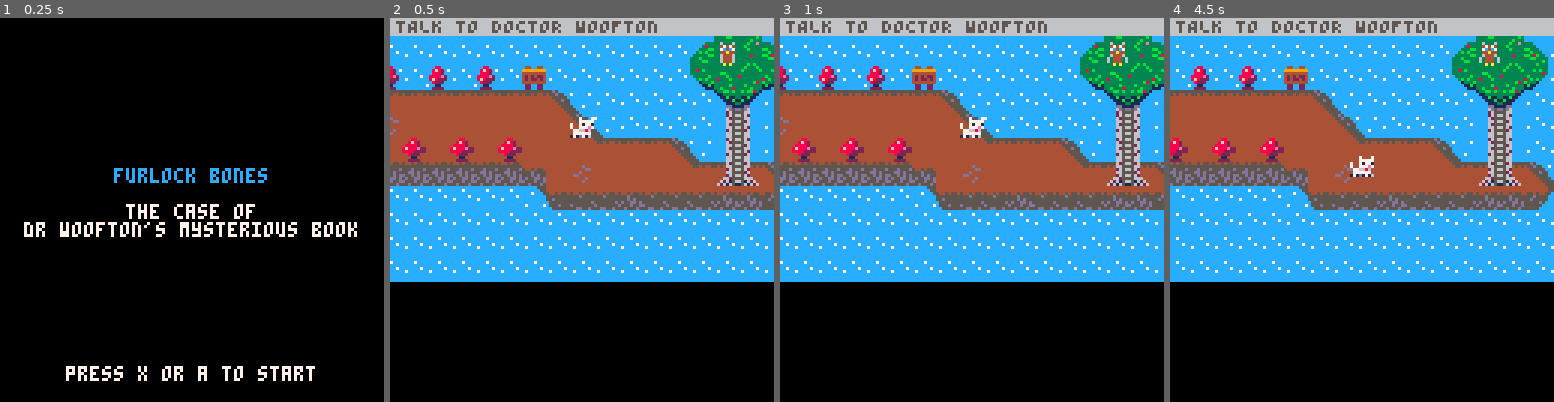
Above: before the commit, frames 1-4 (left to right).
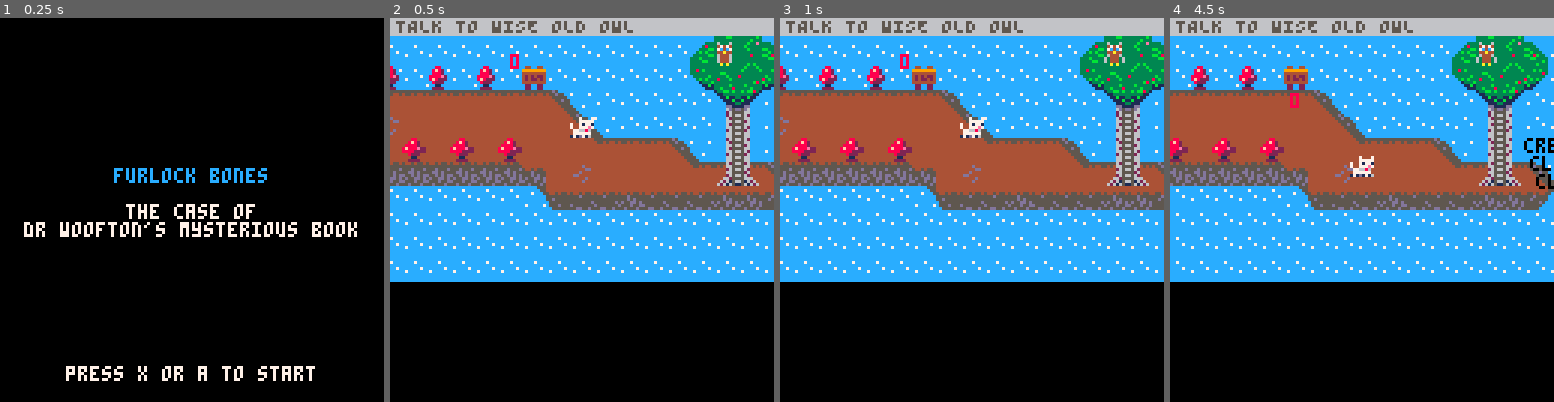
Above: after the commit, the same moments.

Repository: Mackeriah/FurlockBones-game
Game: PICO-8 cartridge furlock bones.p8
Same seed, same stepped clock (60 frames per second), same inputs: the game is played once before the commit and once after it.
Inputs:
- Up to frame 1 (0.25 s): no input
- Up to frame 2 (0.5 s): tap X (X key) at 0.33 s
- Up to frame 3 (1 s): tap O (Z key) at 0.7 s
- Up to frame 4 (4.5 s): tap X (X key) at 1.07, 1.85, 2.97, 4.08 s; hold Right 1.6-2.1 s; tap O (Z key) every 0.4 s from 1.7 to 4.1 s; hold Up 2.15-2.42 s; hold Right 2.47-3.03 s; hold Left 3.08-3.58 s; hold Down 3.63-3.97 s; hold Right from 4.02 s (still down)

Frame 1 is identical in both runs. In frame 2, 0.8% of the frame differs, in the area x 27-90%, y 0-14%; in frame 3, 0.8%; in frame 4, 1.1%, in the area x 27-100%, y 0-45%.

Commit message:
player can collect pages

Diff:
--- a/furlock bones.p8
+++ b/furlock bones.p8
@@ -32,10 +32,12 @@
 	init_objective()
 	lost_animals()
 	shakeAmount = 0
-	--objective.current = "TALK TO WISE OLD OWL"	-- TESTING ONLY
-	--owlBookState = "going upstairs"
+	objective.current = "TALK TO WISE OLD OWL"	-- TESTING ONLY
+	owlBookState = "going upstairs"
 	leaves = {} -- used to store leaves, obvs
+	pages = {}
 	leafCount = 0
+	pageCount = 0
 end
 
 -- map compress related, try to add to function or init
@@ -61,6 +63,7 @@
 				owl_knocking_stuff_over_in_library()
 			end
 			foreach(leaves, leaf_physics)
+			foreach(pages, page_physics)
 		end
 	else -- if on menu then start game
 		if (btnp(❎)) or (btnp(🅾️)) then activeGame = true end
@@ -72,6 +75,7 @@
 	if activeGame == false then draw_menu() else draw_game() end
 	-- player.x-20,player.y-20,8
 	--print(conversation_state,player.x-20,player.y-20,8)
+	print(player.pagesPickup,player.x-20,player.y-20,8)
 end
 
 function draw_menu()
@@ -104,6 +108,7 @@
 		map(0,0,0,0,128,32) -- draw current map
 		draw_objective()
 		foreach(leaves, draw_leaf) -- drop leaves when Owl in library
+		foreach(pages, draw_page)
 		draw_characters()
 		if conversation.active == true then draw_conversation()	end
 		if owlBookState == "going downstairs" then owlGoingDownstairs() end
@@ -249,6 +254,7 @@
 				new_conversation({"i'll throw the pages down.","catch!"})
 				if (btnp(❎)) then
 					conversation_state = "none"
+					owl_drops_pages()
 				end
 
 			elseif conversation_state == "owl_grumpy_1" then
@@ -628,6 +634,7 @@
 	player.sprite = 1
 	player.animTime = 0
 	player.animWait = 0.1
+	player.pagesPickup = 0
 end
 
 function animate_player()
@@ -1110,7 +1117,7 @@
 	spr(woofton.sprite,woofton.x,woofton.y,1,1,woofton.direction==-1)
 	if showDoor == false then
 		-- draw owl
-		spr(owl.sprite,owl.x,owl.y,1,1,1)
+		spr(owl.sprite,owl.x,owl.y,1,1,false,false)
 	else
 		-- draw door sprite
 		spr(32,owl.x,owl.y,1,1,false, false)
@@ -1123,13 +1130,14 @@
 	spr(player.sprite,player.x,player.y,1,1,player.direction==-1)
 end
 
+-- LEAVES
 function make_leaf(x,y)
     local leaf = {} -- create empty table for individual leaf
     leaf.x = x
     leaf.y = y
     leaf.accelx = 0
     leaf.accely = 0
-    leaf.frame = 23
+    leaf.sprite = 23
     add(leaves,leaf) -- adds a leaf to the leaves table
 	leafCount += 1
 end
@@ -1153,15 +1161,71 @@
     if leaf.accely != 0 then
 		leaf.accelx += (rnd(0.01) - 0.005)
     end
-
-
 end
 
 function draw_leaf(leaf)
     -- draws one leaf from table leaves
-    spr(leaf.frame, leaf.x, leaf.y)
-end
-
+    spr(leaf.sprite, leaf.x, leaf.y)
+end
+
+-- PAGES
+function make_page(x,y)
+    local page = {} -- create empty table for individual leaf
+    page.x = x
+    page.y = y
+    page.accelx = 0
+    page.accely = 0
+    page.sprite = 24
+    add(pages,page) -- adds a leaf to the leaves table
+	pageCount += 1
+end
+
+function page_physics(page)
+    -- stop page at ground level
+    if page.y > 52 then
+        page.accely = 0
+		--del(leaves,leaf)
+    else
+		page.x += page.accelx -- x movement
+    	page.y += page.accely -- y movement
+	end
+
+    -- gravity
+	if page.y <= 50 then
+    	page.accely += (rnd(.005))
+	end
+
+    -- apply horizontal movement unless on ground
+    if page.accely != 0 then
+		page.accelx += (rnd(0.01) - 0.0055)
+    end
+
+	-- player collision
+	if flr(page.x) == flr(player.x) then
+		player.pagesPickup += 1
+		del(pages,page)
+	end
+end
+
+function draw_page(page)
+    -- draws one leaf from table leaves
+	-- local randomJesus = flr(rnd(2)) +1
+	-- if randomJesus == 1 then
+	-- 	flipPage = true
+	-- else
+	-- 	flipPage = false
+	-- end
+    spr(page.sprite, page.x, page.y,1,1,false,false)
+
+end
+
+function owl_drops_pages()
+	if pageCount < 5 then
+		for i=1, 5 do
+			make_page(owl.x,owl.y)
+		end
+	end
+end
 
 -->8
 -- back of house functions
@@ -1302,11 +1366,11 @@
 00000000171d7160171d1716011111000111110006a4a60000a0a00000a0a00000a0a0004b44b4bbbbbcccccbbbbbccc44444444555ccccccccccccccccccccc
 bbbbbbbbbbbbbbbbbbbbb9bbc44cc44cb44bb44bbbb33bbb000000000000000000000000bbbb4444444444444444444455d5cccc44444444bbbbbbbbccccc555
 bbbbbbbbbbbbbbbbbbbb9bbb9999999999999999bb31b3bb000400090000000000000000bbb444444444d44444444444455d55cc44444444bbbbbbbbcccccc55
-bbbbddbbbb224444444944bb4444444444444444b33b331b00099999000b000000000000bb44444444444d44444444444455555c544545545bb5b55bccc7ccc5
-bbbd6ddbb22229949994944b4224242442242424b13aa33b4009199100b3b00000000000bbb444444dd444444444444444455d55555d5555555d5555cccccccc
-bbd6dd5bb21222244244224b424224244242242433b5ab33400999e9000b000000000000b4444444444d44444444444444445555555d5d55555d5d55cccccccc
-b35dd553b22124442444441b4444444444444444313bb311044999900000000000000000bb4b444444444dd444444444444445555d55dd5d5d55dd5dcccccccc
-bb35553bb12242122221223bc22cc22cb22bb22b13bb1b31049994400000000000000000bbbb44444444d4444444444444444455d555d55dd555d55dc7ccccc7
+bbbbddbbbb224444444944bb4444444444444444b33b331b00099999000b000000067670bb44444444444d44444444444455555c544545545bb5b55bccc7ccc5
+bbbd6ddbb22229949994944b4224242442242424b13aa33b4009199100b3b00000777770bbb444444dd444444444444444455d55555d5555555d5555cccccccc
+bbd6dd5bb21222244244224b424224244242242433b5ab33400999e9000b000006676760b4444444444d44444444444444445555555d5d55555d5d55cccccccc
+b35dd553b22124442444441b4444444444444444313bb311044999900000000007777700bb4b444444444dd444444444444445555d55dd5d5d55dd5dcccccccc
+bb35553bb12242122221223bc22cc22cb22bb22b13bb1b31049994400000000000676000bbbb44444444d4444444444444444455d555d55dd555d55dc7ccccc7
 bbbbbbbb3311111111111133c22cc22c322332233113b331141d91400000000000000000bbb444444444444444444444444444455d5555d55d5555d5cccccccc
 0000000044488444ccc88ccc65666566777777771b333111bbbbb333333bbbbb0000000044444444444444444444444454454554444444444444444444444444
 05555500448f8244cc8f82c7555555557666666511b3bb11bbbb33333333bbbb00000000444444444444d4444444444455555555444444444444444444444444
